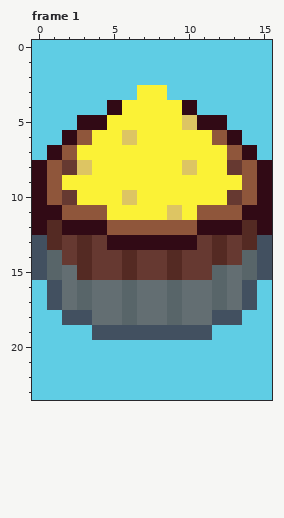
Edited in one commit: pixel-art file (src/Assets/sand_floating.aseprite). The first picture shows the starting point.
16x24 pixels, 1 frame. Shown: frame 1. The commit also changed other frames, which this record leaves out.
And afterwards:
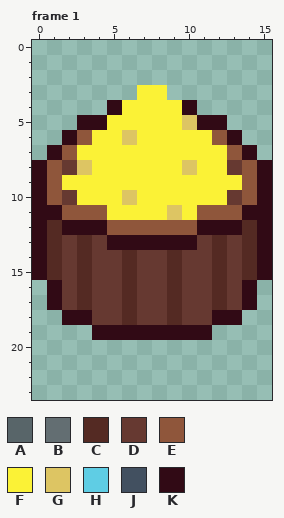
Palette (. is transparent): A #586569  B #636e72  C #542a23  D #663931  E #8f563b  F #fbf236  G #ddc563  H #5fcde4  J #425060  K #310a15
Changes in this commit:
layer "water_bottom" now hidden
layer "water_bottom Copy" now hidden
--- frame 1
@@ x 0..15 @@
- 0 HHHHHHHHHHHHHHHH
- 1 HHHHHHHHHHHHHHHH
- 2 HHHHHHHHHHHHHHHH
- 3 HHHHHHHFFHHHHHHH
- 4 HHHHHKFFFFKHHHHH
- 5 HHHKKFFFFFGKKHHH
- 6 HHKEFFGFFFFFEKHH
- 7 HKEFFFFFFFFFFEKH
+ 0 ................
+ 1 ................
+ 2 ................
+ 3 .......FF.......
+ 4 .....KFFFFK.....
+ 5 ...KKFFFFFGKK...
+ 6 ..KEFFGFFFFFEK..
+ 7 .KEFFFFFFFFFFEK.
  8 KEDGFFFFFFGFFDEK
@@ x 0..15 @@
 12 KCKKKEEEEEEKKKCK
-13 JCDCDKKKKKKDCDCJ
-14 JADCDDCDDCDDCDAJ
-15 JABCDDCDDCDDABAJ
-16 HJBABBABBABBABJH
-17 HJBABBABBABBABJH
-18 HHJJBBABBABBJJHH
-19 HHHHJJJJJJJJHHHH
-20 HHHHHHHHHHHHHHHH
-21 HHHHHHHHHHHHHHHH
-22 HHHHHHHHHHHHHHHH
-23 HHHHHHHHHHHHHHHH
+13 KCDCDKKKKKKDCDCK
+14 KCDCDDCDDCDDCDCK
+15 KCDCDDCDDCDDCDCK
+16 .KDCDDCDDCDDCDK.
+17 .KDCDDCDDCDDCDK.
+18 ..KKDDCDDCDDKK..
+19 ....KKKKKKKK....
+20 ................
+21 ................
+22 ................
+23 ................
Where, in picture pixels (left, top, right, bottom), the same in both pictures:
erased: (32, 40, 272, 160)
changed: (32, 235, 272, 400)
